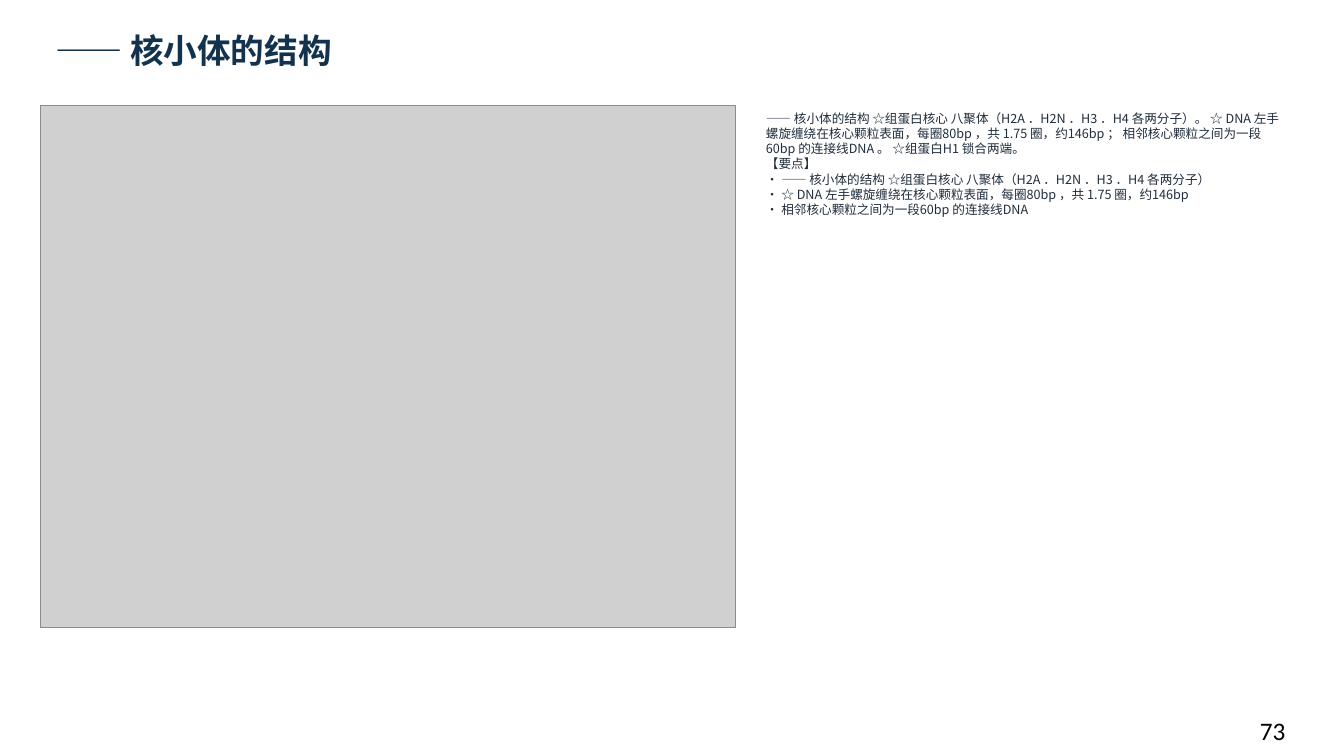
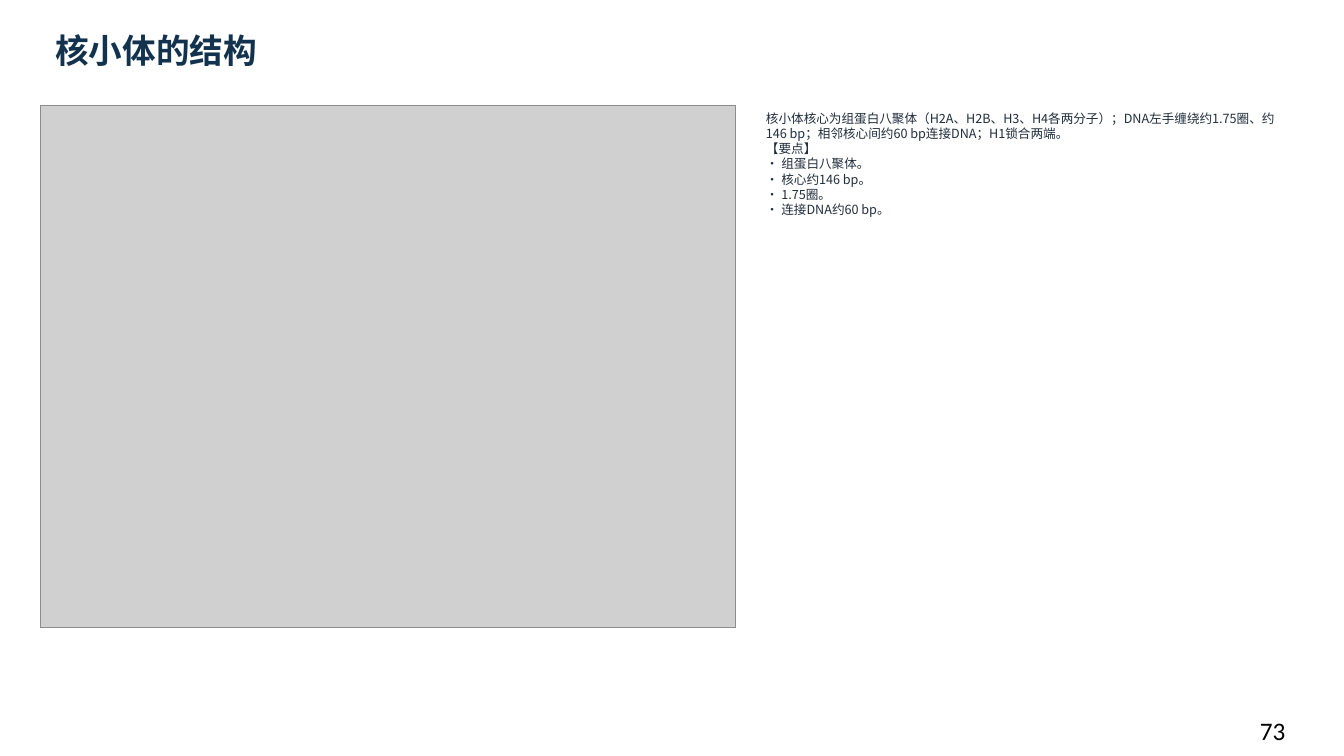
Before and after one commit to newkan-li/Biochemistry, a slide deck: slide 73 of downloads/bc11-ai-style.pptx. Drawn at 1344x756 pixels with LibreOffice and Linux fonts; fonts in the diff are those of the drawing; grey boxes stand for pictures. Boxes give left, top, right and bottom in pixels: in the first picture for what was removed or moved away, otherwise in the second. Text is boxed around its words. In the diff, an @@ line names an element or a change of style, - is before the commit and + after.

```diff
--- a/downloads/bc11-ai-style.pptx
+++ b/downloads/bc11-ai-style.pptx
@@ text at (x1=55, y1=34, x2=257, y2=66): text changed @@
-—— 核小体的结构
+核小体的结构
@@ text at (x1=766, y1=112, x2=1275, y2=217): text changed @@
-—— 核小体的结构 ☆组蛋白核心 八聚体（H2A ．H2N ．H3 ．H4 各两分子）。 ☆ DNA 左手螺旋缠绕在核心颗粒表面，每圈80bp ，共 1.75 圈，约146bp ； 相邻核心颗粒之间为一段60bp 的连接线DNA 。 ☆组蛋白H1 锁合两端。
-【要点】
-• —— 核小体的结构 ☆组蛋白核心 八聚体（H2A ．H2N ．H3 ．H4 各两分子）
-• ☆ DNA 左手螺旋缠绕在核心颗粒表面，每圈80bp ，共 1.75 圈，约146bp
-• 相邻核心颗粒之间为一段60bp 的连接线DNA
+核小体核心为组蛋白八聚体（H2A、H2B、H3、H4各两分子）；DNA左手缠绕约1.75圈、约146 bp；相邻核心间约60 bp连接DNA；H1锁合两端。
+【要点】
+• 组蛋白八聚体。
+• 核心约146 bp。
+• 1.75圈。
+• 连接DNA约60 bp。
```
Also in this commit, not shown: 28 other slides changed, 6 other files.
